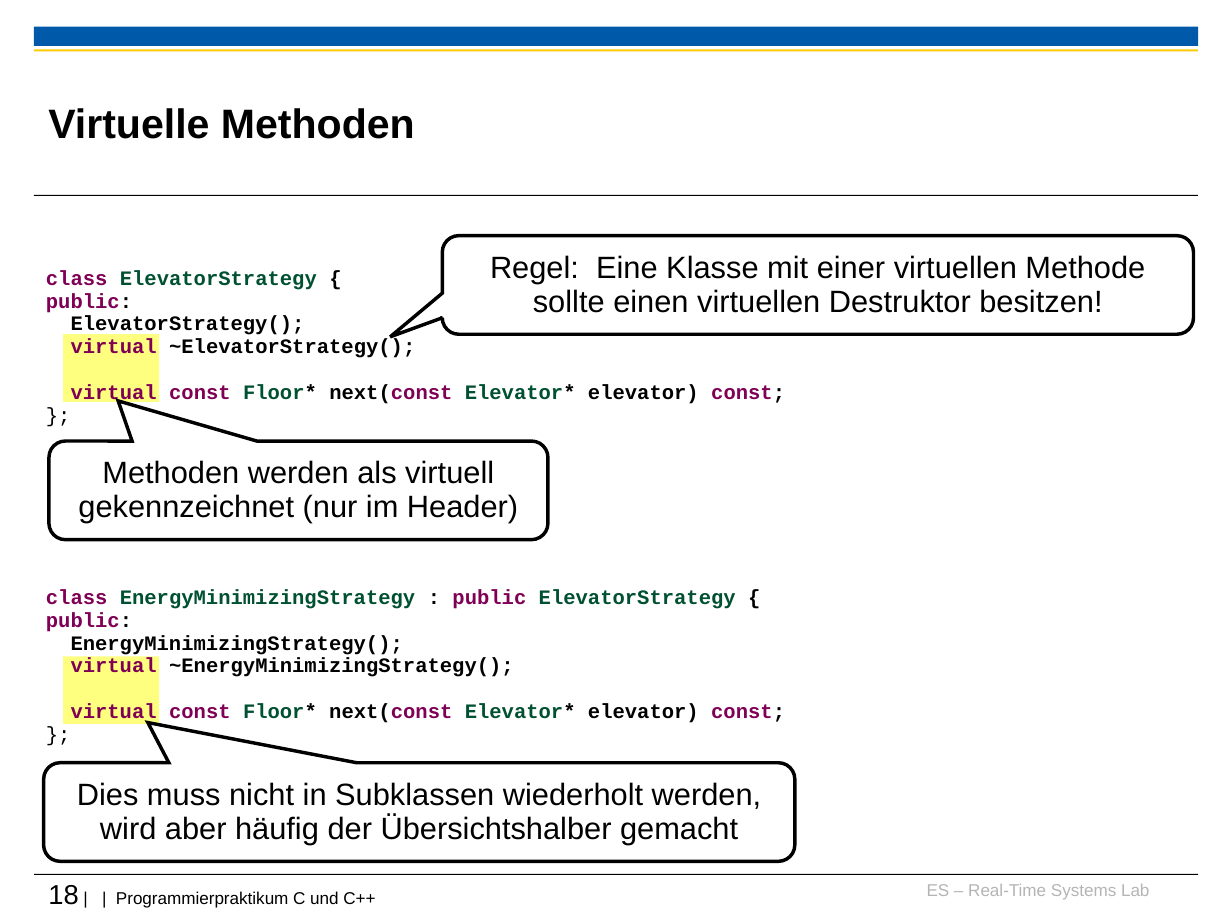
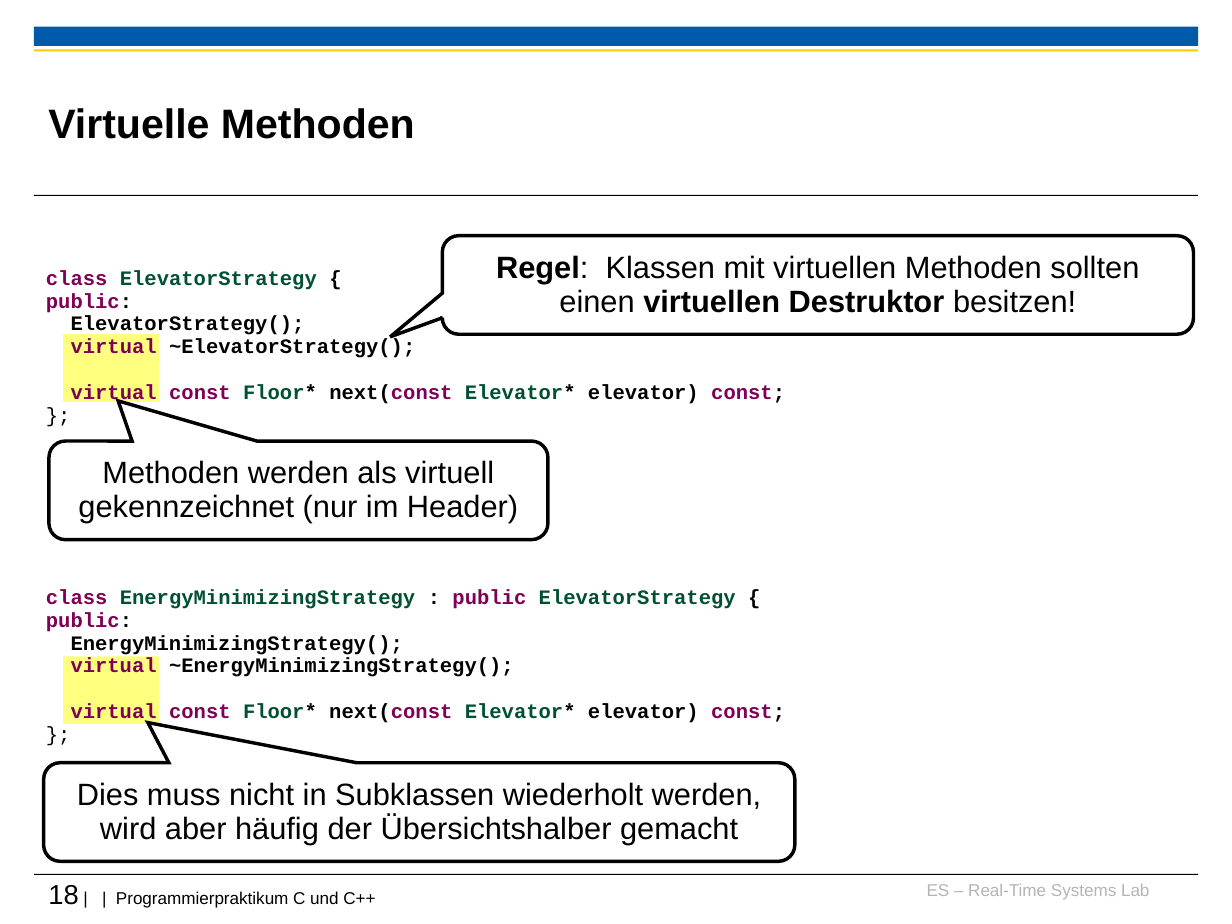
Before and after one commit to h82k/tud-cppp, a slide deck: slide 18 of Vorlesung/3 Vererbung-Polymorphie_F18.ppt. Drawn at 1232x924 pixels with LibreOffice and Linux fonts; fonts in the diff are those of the drawing; background and template pictures are left out. Boxes give left, top, right and bottom in pixels: in the first picture for what was removed or moved away, otherwise in the second. Text is boxed around its words. In the diff, an @@ line names an element or a change of style, - is before the commit and + after.

```diff
--- a/Vorlesung/3 Vererbung-Polymorphie_F18.ppt
+++ b/Vorlesung/3 Vererbung-Polymorphie_F18.ppt
@@ text in rounded speech box at [496,255,1139,313]: text changed @@
-Regel: Eine Klasse mit einer virtuellen Methode sollte einen virtuellen Destruktor besitzen!
+Regel: Klassen mit virtuellen Methoden sollten einen virtuellen Destruktor besitzen!
```
Also in this commit, not shown: 8 other slides changed.
